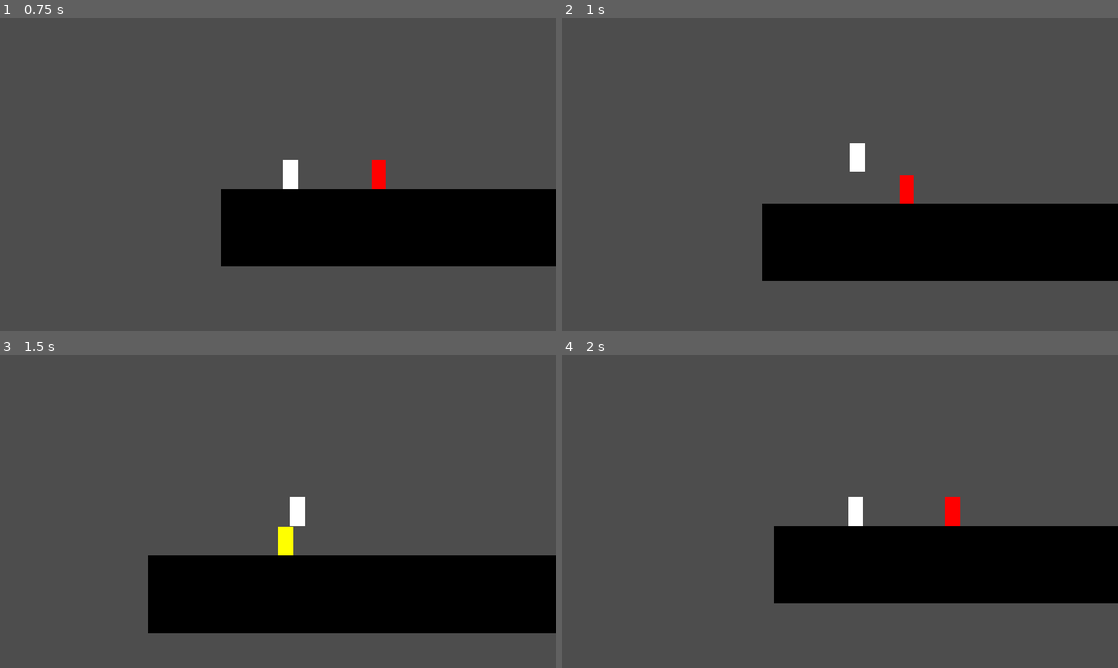
Above: before the commit, frames 1-4 (two rows, left to right).
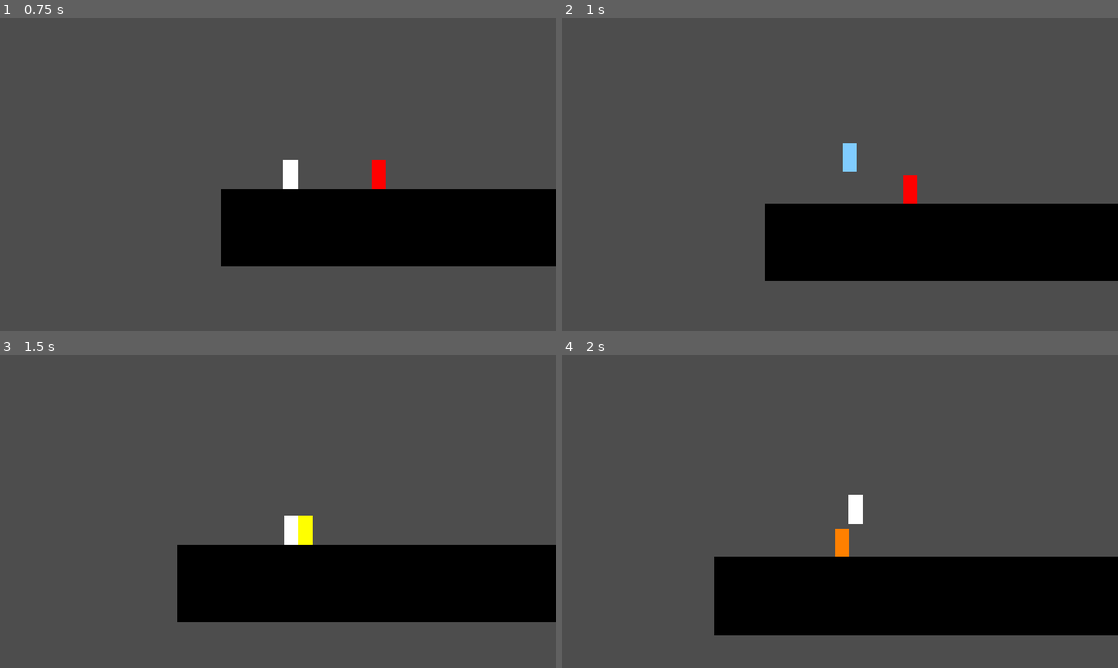
Above: after the commit, the same moments.

Repository: luisedus/juegoGodot
Game: Godot game, scene res://nivel_1.tscn
Two runs of this game, one before a commit and one after it. Both use one fixed random seed, a clock stepped at 60 frames per second and the inputs below.
Inputs (mouse positions are in pixels of both pictures, inside the frame that each line leads up to):
- Up to frame 1 (0.75 s): tap Enter at 0.5 s; move the mouse to (400, 158) at 0.52 s; hold D (derecha) from 0.53 s (still down); tap E (interactuar) at 0.6 s
- Up to frame 2 (1 s): keep holding D (derecha); tap Space (saltar) at 0.77 s; tap F (agarrar, bound only after the commit) at 0.8 s
- Up to frame 3 (1.5 s): keep holding D (derecha); move the mouse to (166, 527) at 1.27 s; tap F (agarrar, bound only after the commit) at 1.35 s
- Up to frame 4 (2 s): keep holding D (derecha); tap Space (saltar) at 1.52 s; tap Backspace at 1.55 s

Frame 1 is identical in both runs. In frame 2, 0.6% of the frame differs, in the area x 36-64%, y 40-84%; in frame 3, 6.7%; in frame 4, 15%, in the area x 27-100%, y 44-90%.

Commit message:
Descripcion de los cambios

Diff:
--- a/enemigo_tirador.tscn
+++ b/enemigo_tirador.tscn
@@ -1,9 +1,12 @@
 [gd_scene format=3 uid="uid://cccoyk7c46ej0"]
+
+[ext_resource type="Script" uid="uid://c64i34pqv277w" path="res://enemigo_tirador.gd" id="1_hkh1y"]
 
 [sub_resource type="RectangleShape2D" id="RectangleShape2D_h3jmw"]
 size = Vector2(30, 60)
 
 [node name="EnemigoTirador" type="CharacterBody2D" unique_id=1305080576]
+script = ExtResource("1_hkh1y")
 
 [node name="Cuerpo" type="ColorRect" parent="." unique_id=1243523310]
 offset_left = -15.0
--- a/nivel_1.tscn
+++ b/nivel_1.tscn
@@ -7,6 +7,7 @@
 [ext_resource type="Script" uid="uid://ctf1ntaokgtob" path="res://boton.gd" id="5_320mp"]
 [ext_resource type="Script" uid="uid://ccuawrfisnkcx" path="res://escalera.gd" id="6_kd3qp"]
 [ext_resource type="Script" uid="uid://eiukxnwawa51" path="res://terminal.gd" id="7_6epq6"]
+[ext_resource type="Script" uid="uid://cjfkfnsp6nsjo" path="res://salida.gd" id="8_vfns5"]
 
 [sub_resource type="RectangleShape2D" id="RectangleShape2D_h3jmw"]
 size = Vector2(3200, 160)
@@ -34,6 +35,9 @@
 
 [sub_resource type="RectangleShape2D" id="RectangleShape2D_r4xex"]
 size = Vector2(60, 80)
+
+[sub_resource type="RectangleShape2D" id="RectangleShape2D_gf87d"]
+size = Vector2(60, 120)
 
 [node name="Nivel1" type="Node2D" unique_id=1857064520]
 
@@ -194,3 +198,11 @@
 offset_right = 20.0
 offset_bottom = 35.0
 color = Color(1, 0, 0, 1)
+
+[node name="Salida" type="Area2D" parent="." unique_id=552368954]
+position = Vector2(5150, 440)
+script = ExtResource("8_vfns5")
+siguiente_escena = "uid://jude32pcs4m"
+
+[node name="CollisionShape2D" type="CollisionShape2D" parent="Salida" unique_id=67808944]
+shape = SubResource("RectangleShape2D_gf87d")
--- a/nivel_2.gd
+++ b/nivel_2.gd
@@ -1,10 +1,9 @@
 extends Node2D
-# Nivel 2 (hospital subterráneo): reúne las piezas del código para abrir la rejilla de la ventilación
+# Nivel 2 (hospital subterráneo): reúne las piezas del código y escríbelo en la terminal
 
-@export var puerta: Node
 @export var total_piezas = 3
 
-var recogidas = []
+var recogidas = {}        # posición -> dígito
 var hud
 
 
@@ -19,17 +18,13 @@
 	_actualizar_hud()
 
 
-func pieza_recogida(digito):
-	recogidas.append(digito)
+func pieza_recogida(posicion, digito):
+	recogidas[posicion] = digito
 	_actualizar_hud()
-	if recogidas.size() >= total_piezas and puerta != null:
-		puerta.abrir()
 
 
 func _actualizar_hud():
 	var texto = "Código: "
-	for i in range(total_piezas):
-		texto += (str(recogidas[i]) if i < recogidas.size() else "_") + " "
-	if recogidas.size() >= total_piezas:
-		texto += "  ¡Rejilla abierta!"
+	for i in range(1, total_piezas + 1):
+		texto += (str(recogidas[i]) if recogidas.has(i) else "_") + " "
 	hud.text = texto
--- /dev/null
+++ b/nivel_2.tscn
@@ -0,0 +1,180 @@
+[gd_scene format=3 uid="uid://jude32pcs4m"]
+
+[ext_resource type="PackedScene" uid="uid://duim4hrxi3lv3" path="res://jugador.tscn" id="1_3ux85"]
+[ext_resource type="Script" uid="uid://cgwjwk1bduokq" path="res://nivel_2.gd" id="1_lj8fh"]
+[ext_resource type="Script" uid="uid://dkmrquovmurfh" path="res://puerta.gd" id="4_1vpmn"]
+[ext_resource type="PackedScene" uid="uid://cccoyk7c46ej0" path="res://enemigo_tirador.tscn" id="5_tnojt"]
+[ext_resource type="Script" uid="uid://ccuawrfisnkcx" path="res://escalera.gd" id="6_0p6vv"]
+[ext_resource type="PackedScene" uid="uid://b32gsjubddsa1" path="res://pieza_codigo.tscn" id="6_es3ns"]
+[ext_resource type="Script" uid="uid://7w18ebhp7t76" path="res://terminal_puzle.gd" id="8_3ux85"]
+[ext_resource type="Script" uid="uid://cjfkfnsp6nsjo" path="res://salida.gd" id="8_t0by4"]
+
+[sub_resource type="RectangleShape2D" id="RectangleShape2D_h3jmw"]
+size = Vector2(3200, 160)
+
+[sub_resource type="RectangleShape2D" id="RectangleShape2D_3vs7p"]
+size = Vector2(500, 40)
+
+[sub_resource type="RectangleShape2D" id="RectangleShape2D_awabh"]
+size = Vector2(1500, 160)
+
+[sub_resource type="RectangleShape2D" id="RectangleShape2D_i8ich"]
+size = Vector2(40, 180)
+
+[sub_resource type="RectangleShape2D" id="RectangleShape2D_gf87d"]
+size = Vector2(40, 40)
+
+[sub_resource type="RectangleShape2D" id="RectangleShape2D_gks4b"]
+size = Vector2(500, 160)
+
+[sub_resource type="RectangleShape2D" id="RectangleShape2D_lghhd"]
+size = Vector2(500, 160)
+
+[sub_resource type="RectangleShape2D" id="RectangleShape2D_r8ydn"]
+size = Vector2(30, 40)
+
+[sub_resource type="RectangleShape2D" id="RectangleShape2D_r4xex"]
+size = Vector2(60, 80)
+
+[node name="Nivel2" type="Node2D" unique_id=1857064520]
+script = ExtResource("1_lj8fh")
+
+[node name="Piso" type="StaticBody2D" parent="." unique_id=687912192]
+position = Vector2(1600, 580)
+
+[node name="CollisionShape2D" type="CollisionShape2D" parent="Piso" unique_id=577397616]
+shape = SubResource("RectangleShape2D_h3jmw")
+
+[node name="ColorRect" type="ColorRect" parent="Piso" unique_id=378510728]
+offset_left = -1600.0
+offset_top = -80.0
+offset_right = 1600.0
+offset_bottom = 80.0
+color = Color(0.64705884, 0.16470589, 0.16470589, 1)
+
+[node name="Jugador" parent="." unique_id=32492433 instance=ExtResource("1_3ux85")]
+position = Vector2(100, 470)
+
+[node name="Trinchera" type="StaticBody2D" parent="." unique_id=2048346401]
+position = Vector2(3450, 640)
+
+[node name="CollisionShape2D" type="CollisionShape2D" parent="Trinchera" unique_id=1188796371]
+shape = SubResource("RectangleShape2D_3vs7p")
+
+[node name="ColorRect" type="ColorRect" parent="Trinchera" unique_id=58265566]
+offset_left = -250.0
+offset_top = -20.0
+offset_right = 250.0
+offset_bottom = 20.0
+color = Color(0.64705884, 0.16470589, 0.16470589, 1)
+
+[node name="Piso2" type="StaticBody2D" parent="." unique_id=556863556]
+position = Vector2(4450, 580)
+
+[node name="CollisionShape2D" type="CollisionShape2D" parent="Piso2" unique_id=695188003]
+shape = SubResource("RectangleShape2D_awabh")
+
+[node name="ColorRect" type="ColorRect" parent="Piso2" unique_id=1084266169]
+offset_left = -750.0
+offset_top = -80.0
+offset_right = 750.0
+offset_bottom = 80.0
+color = Color(0, 0, 0, 1)
+
+[node name="Escalera" type="Area2D" parent="." unique_id=740348128]
+position = Vector2(3680, 530)
+script = ExtResource("6_0p6vv")
+
+[node name="CollisionShape2D" type="CollisionShape2D" parent="Escalera" unique_id=2060521646]
+shape = SubResource("RectangleShape2D_i8ich")
+
+[node name="ColorRect" type="ColorRect" parent="Escalera" unique_id=976757433]
+offset_left = -20.0
+offset_top = -30.0
+offset_right = 20.0
+offset_bottom = 90.0
+color = Color(0.13174233, 0.13174233, 0.13174233, 1)
+
+[node name="Salida" type="Area2D" parent="." unique_id=552368954]
+position = Vector2(5170, 480)
+script = ExtResource("8_t0by4")
+
+[node name="CollisionShape2D" type="CollisionShape2D" parent="Salida" unique_id=67808944]
+shape = SubResource("RectangleShape2D_gf87d")
+
+[node name="EnemigoTirador" parent="." unique_id=1305080576 instance=ExtResource("5_tnojt")]
+position = Vector2(1100, 440)
+
+[node name="EnemigoTirador2" parent="." unique_id=1656848522 instance=ExtResource("5_tnojt")]
+position = Vector2(2300, 440)
+
+[node name="EnemigoTirador3" parent="." unique_id=358128264 instance=ExtResource("5_tnojt")]
+position = Vector2(4300, 460)
+
+[node name="PiezaCodigo" parent="." unique_id=559545864 instance=ExtResource("6_es3ns")]
+position = Vector2(1500, 485)
+digito = 3
+
+[node name="PiezaCodigo2" parent="." unique_id=563666576 instance=ExtResource("6_es3ns")]
+position = Vector2(2850, 485)
+digito = 7
+
+[node name="PiezaCodigo3" parent="." unique_id=1408544424 instance=ExtResource("6_es3ns")]
+position = Vector2(3280, 612)
+digito = 1
+
+[node name="DuctoServicio" type="StaticBody2D" parent="." unique_id=762816297]
+position = Vector2(2950, 380)
+constant_linear_velocity = Vector2(2850, 380)
+
+[node name="CollisionShape2D" type="CollisionShape2D" parent="DuctoServicio" unique_id=689033468]
+shape = SubResource("RectangleShape2D_gks4b")
+
+[node name="ColorRect" type="ColorRect" parent="DuctoServicio" unique_id=555845166]
+offset_left = -250.0
+offset_top = -80.0
+offset_right = 250.0
+offset_bottom = 80.0
+color = Color(0.64705884, 0.16470589, 0.16470589, 1)
+
+[node name="TechoVentilacion" type="StaticBody2D" parent="." unique_id=1825533832]
+position = Vector2(4950, 380)
+
+[node name="CollisionShape2D" type="CollisionShape2D" parent="TechoVentilacion" unique_id=1655752458]
+shape = SubResource("RectangleShape2D_lghhd")
+
+[node name="ColorRect" type="ColorRect" parent="TechoVentilacion" unique_id=300366996]
+offset_left = -250.0
+offset_top = -80.0
+offset_right = 250.0
+offset_bottom = 80.0
+color = Color(0.3232125, 0.3232125, 0.3232125, 1)
+
+[node name="Rejilla" type="StaticBody2D" parent="." unique_id=1608537475]
+position = Vector2(4700, 480)
+script = ExtResource("4_1vpmn")
+
+[node name="CollisionShape2D" type="CollisionShape2D" parent="Rejilla" unique_id=1489543522]
+shape = SubResource("RectangleShape2D_r8ydn")
+
+[node name="ColorRect" type="ColorRect" parent="Rejilla" unique_id=2002986566]
+offset_left = -15.0
+offset_top = -20.0
+offset_right = 15.0
+offset_bottom = 20.0
+color = Color(0.5802277, 0.58022773, 0.58022773, 1)
+
+[node name="Terminal" type="Area2D" parent="." unique_id=697781430 node_paths=PackedStringArray("objetivo")]
+position = Vector2(4550, 460)
+script = ExtResource("8_3ux85")
+objetivo = NodePath("../Rejilla")
+
+[node name="CollisionShape2D" type="CollisionShape2D" parent="Terminal" unique_id=1370231100]
+shape = SubResource("RectangleShape2D_r4xex")
+
+[node name="ColorRect" type="ColorRect" parent="Terminal" unique_id=1583379235]
+offset_left = -20.0
+offset_top = -35.0
+offset_right = 20.0
+offset_bottom = 35.0
+color = Color(1.6364455e-06, 0.70816475, 0.70878834, 1)
--- /dev/null
+++ b/panel_codigo.gd
@@ -0,0 +1,86 @@
+extends CanvasLayer
+# Panel de código: escribe los dígitos con el teclado (0-9). RETROCESO borra, ESC sale.
+
+signal resuelto
+signal cerrado
+
+var codigo_correcto = "371"
+
+var entrada = ""
+var terminado = false
+
+var pantalla
+var mensaje
+
+
+func _ready():
+	process_mode = Node.PROCESS_MODE_ALWAYS
+	get_tree().paused = true
+	layer = 100
+	var tam = get_viewport().get_visible_rect().size
+
+	var fondo = ColorRect.new()
+	fondo.color = Color(0, 0, 0, 0.8)
+	fondo.size = tam
+	add_child(fondo)
+
+	var titulo = _crear_texto(Vector2(0, tam.y * 0.2), tam.x, 30)
+	titulo.text = "TERMINAL DEL HOSPITAL"
+	pantalla = _crear_texto(Vector2(0, tam.y * 0.38), tam.x, 72)
+	mensaje = _crear_texto(Vector2(0, tam.y * 0.62), tam.x, 28)
+	var ayuda = _crear_texto(Vector2(0, tam.y - 60), tam.x, 20)
+	ayuda.text = "Teclas 0-9: escribir     RETROCESO: borrar     ESC: salir"
+	_actualizar()
+
+
+func _crear_texto(pos, ancho, tamano):
+	var t = Label.new()
+	t.position = pos
+	t.custom_minimum_size = Vector2(ancho, 0)
+	t.horizontal_alignment = HORIZONTAL_ALIGNMENT_CENTER
+	t.add_theme_font_size_override("font_size", tamano)
+	add_child(t)
+	return t
+
+
+func _actualizar():
+	var texto = ""
+	for i in range(codigo_correcto.length()):
+		texto += (entrada[i] if i < entrada.length() else "_") + " "
+	pantalla.text = texto
+
+
+func _unhandled_input(event):
+	if terminado or not (event is InputEventKey) or not event.pressed or event.echo:
+		return
+	if event.is_action_pressed("ui_cancel"):
+		_cerrar()
+	elif event.keycode == KEY_BACKSPACE:
+		entrada = entrada.substr(0, entrada.length() - 1)
+		mensaje.text = ""
+		_actualizar()
+	elif event.unicode >= 48 and event.unicode <= 57 and entrada.length() < codigo_correcto.length():
+		entrada += char(event.unicode)
+		_actualizar()
+		if entrada.length() == codigo_correcto.length():
+			_comprobar()
+
+
+func _comprobar():
+	if entrada == codigo_correcto:
+		terminado = true
+		mensaje.text = "Código correcto. Rejilla desbloqueada."
+		await get_tree().create_timer(1.0).timeout
+		resuelto.emit()
+		_cerrar()
+	else:
+		mensaje.text = "Código incorrecto"
+		entrada = ""
+		_actualizar()
+
+
+func _cerrar():
+	terminado = true
+	cerrado.emit()
+	get_tree().paused = false
+	queue_free()
--- a/pieza_codigo.gd
+++ b/pieza_codigo.gd
@@ -2,6 +2,7 @@
 # Pieza del código: casi invisible, se hace visible al acercarte. Se recoge con el agarre (F).
 
 @export var digito = 0
+@export var posicion = 1                 # lugar que ocupa en el código (1, 2 o 3)
 @export var radio_aparicion = 160.0
 
 var jugador = null
@@ -22,5 +23,5 @@
 
 # La llama el jugador cuando la agarra
 func recoger():
-	get_tree().call_group("nivel", "pieza_recogida", digito)
+	get_tree().call_group("nivel", "pieza_recogida", posicion, digito)
 	queue_free()
--- a/pieza_codigo.tscn
+++ b/pieza_codigo.tscn
@@ -1,9 +1,12 @@
 [gd_scene format=3 uid="uid://b32gsjubddsa1"]
+
+[ext_resource type="Script" uid="uid://di6rh7f53ji26" path="res://pieza_codigo.gd" id="1_5pyhq"]
 
 [sub_resource type="CircleShape2D" id="CircleShape2D_h3jmw"]
 radius = 14.0
 
 [node name="PiezaCodigo" type="Area2D" unique_id=559545864]
+script = ExtResource("1_5pyhq")
 
 [node name="CollisionShape2D" type="CollisionShape2D" parent="." unique_id=1029145907]
 shape = SubResource("CircleShape2D_h3jmw")
--- a/project.godot
+++ b/project.godot
@@ -62,6 +62,11 @@
 "events": [Object(InputEventKey,"resource_local_to_scene":false,"resource_name":"","device":-1,"window_id":0,"alt_press …(192 unchanged characters)…
 ]
 }
+agarrar={
+"deadzone": 0.2,
+"events": [Object(InputEventKey,"resource_local_to_scene":false,"resource_name":"","device":-1,"window_id":0,"alt_pressed":false,"shift_pressed":false,"ctrl_pressed":false,"meta_pressed":false,"pressed":false,"keycode":0,"physical_keycode":70,"key_label":0,"unicode":102,"location":0,"echo":false,"script":null)
+]
+}
 
 [physics]
 
--- /dev/null
+++ b/terminal_puzle.gd
@@ -0,0 +1,71 @@
+extends Area2D
+# Terminal de puzles: al acercarte y presionar E abre un puzle.
+# tipo "codigo": teclado numérico; al acertar llama a objetivo.abrir()
+# tipo "cuchillos": puzle de cuchillos; al acertar llama a objetivo.cortar_cuerda()
+
+@export_enum("codigo", "cuchillos") var tipo: String = "codigo"
+@export var objetivo: Node
+@export var codigo_correcto = "371"
+
+var jugador_cerca = false
+var resuelta = false
+var abierta = false
+var aviso
+
+
+func _ready():
+	body_entered.connect(_al_entrar)
+	body_exited.connect(_al_salir)
+	aviso = Label.new()
+	aviso.text = "[E] Usar terminal"
+	aviso.position = Vector2(-60, -80)
+	aviso.visible = false
+	add_child(aviso)
+
+
+func _al_entrar(cuerpo):
+	if cuerpo.is_in_group("jugador") and not resuelta:
+		jugador_cerca = true
+		aviso.visible = true
+
+
+func _al_salir(cuerpo):
+	if cuerpo.is_in_group("jugador"):
+		jugador_cerca = false
+		aviso.visible = false
+
+
+func _process(_delta):
+	if jugador_cerca and not abierta and not resuelta and Input.is_action_just_pressed("interactuar"):
+		_abrir_puzle()
+
+
+func _abrir_puzle():
+	abierta = true
+	var puzle
+	if tipo == "codigo":
+		puzle = load("res://panel_codigo.gd").new()
+		puzle.codigo_correcto = codigo_correcto
+	else:
+		puzle = load("res://puzzle_cuchillos.gd").new()
+	puzle.resuelto.connect(_al_resolver)
+	puzle.cerrado.connect(_al_cerrar)
+	get_tree().current_scene.add_child(puzle)
+
+
+func _al_resolver():
+	if objetivo == null:
+		return
+	if tipo == "codigo":
+		objetivo.abrir()
+		resuelta = true
+	else:
+		resuelta = objetivo.cortar_cuerda()
+	if resuelta:
+		aviso.visible = false
+		if has_node("ColorRect"):
+			$ColorRect.color = Color(0, 1, 0)
+
+
+func _al_cerrar():
+	abierta = false
Not shown, added: panel_codigo.gd.uid
Not shown, added: terminal_puzle.gd.uid
